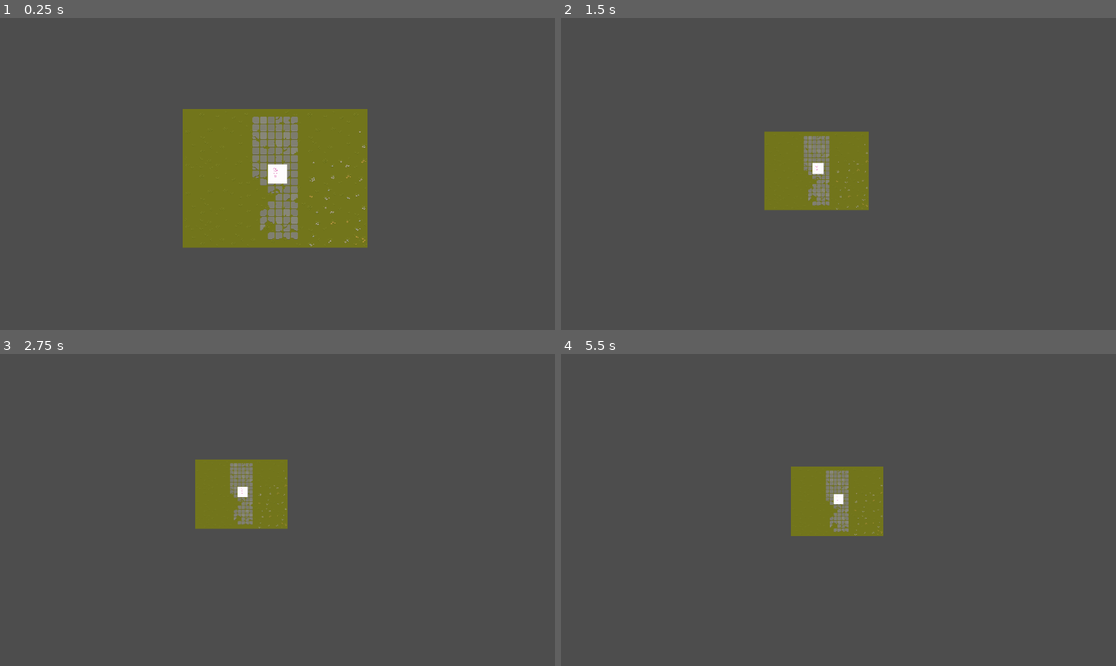
Above: before the commit, frames 1-4 (two rows, left to right).
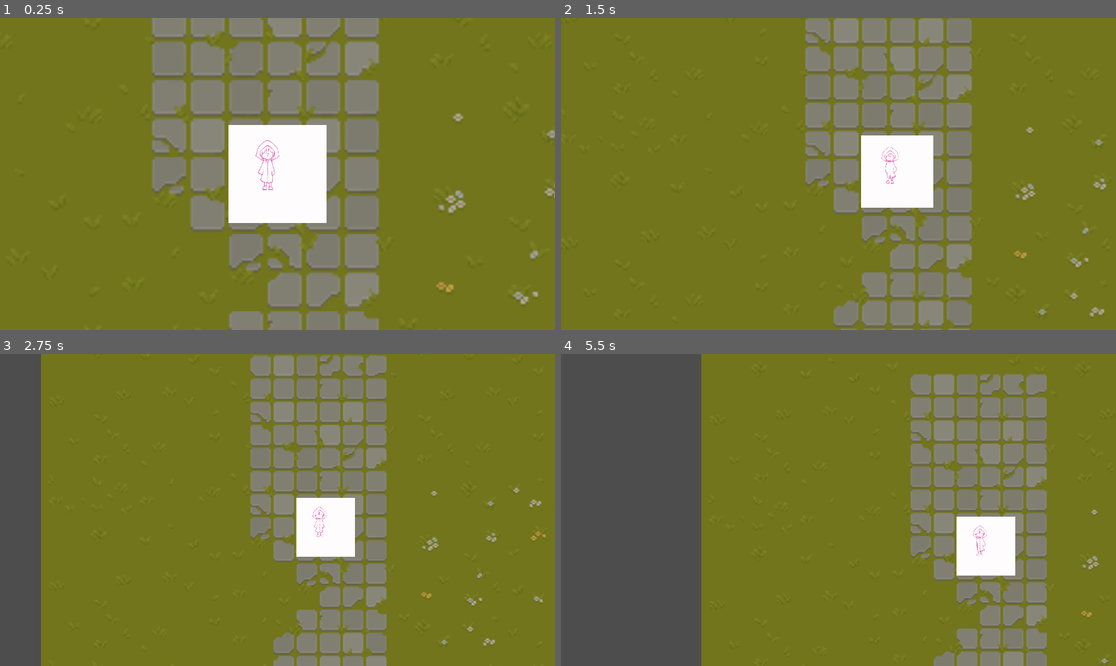
Above: after the commit, the same moments.

Repository: JMSVY-Super-Cool-Group-14/Dye-Chromatic
Game: Godot game, scene res://scenes/game.tscn
The game is run twice, just before and just after one commit, with the same random seed, the same clock (stepped at 60 frames per second) and the same inputs.
Inputs:
- Up to frame 1 (0.25 s): no input
- Up to frame 2 (1.5 s): hold Right (ui_right) 0.53-1.28 s; hold Z (zoom_in) 0.53-1.28 s; tap X (zoom_out) at 0.8, 1.35 s; hold Down (ui_down) from 1.28 s (still down)
- Up to frame 3 (2.75 s): tap Z (zoom_in) at 1.55 s; release Down (ui_down) at 2.03 s; hold Right (ui_right) from 2.03 s (still down); hold Z (zoom_in) from 2.03 s (still down); tap X (zoom_out) at 2.3 s
- Up to frame 4 (5.5 s): release Right (ui_right) at 2.78 s; release Z (zoom_in) at 2.78 s; hold Up (ui_up) 2.78-3.53 s; tap X (zoom_out) at 2.85, 3.8, 4.35, 5.3 s; tap Z (zoom_in) at 3.05, 4.55 s; hold Z (zoom_in) 3.53-4.28 s; hold Left (ui_left) 3.53-5.03 s; hold Down (ui_down) from 5.03 s (still down); hold Z (zoom_in) from 5.03 s (still down)

The runs differ from the first frame. In frame 1, 97% of the frame differs, in the area x 0-100%, y 0-100%; in frame 2, 97%; in frame 3, 91%; in frame 4, 71%.

Commit message:
Rework, added boundaries, zoom and camera lock

Diff:
--- a/src/scenes/player.tscn
+++ b/src/scenes/player.tscn
@@ -167,7 +167,7 @@
 [node name="AnimatedSprite2D" type="AnimatedSprite2D" parent="."]
 scale = Vector2(0.1, 0.1)
 sprite_frames = SubResource("SpriteFrames_bgi2u")
-animation = &"walk_right"
+animation = &"idle"
 
 [node name="CollisionShape2D" type="CollisionShape2D" parent="."]
 position = Vector2(-1.90735e-06, -1.90735e-06)
--- a/src/scripts/Camera2D.gd
+++ b/src/scripts/Camera2D.gd
@@ -1,38 +1,60 @@
 extends Camera2D
 
-var zoom_speed = 1  # Adjusted for finer control
-var movement_speed = 500  # Pixels per second
-var min_zoom = Vector2(0.5, 0.5)  # Closer to the character
-var max_zoom = Vector2(2, 2)  # About 2x the normal view
+var centered_on_player = true
+var character_position = Vector2()  # This will store the character's position
+var map_bounds = Rect2(0, 0, 7, 7)  # The game world boundaries
+@onready var player = get_parent()
+var camera_speed = 100  # Speed at which the camera moves when arrow keys are pressed
+var zoom_speed = 10  # Speed of zooming in and out
+var min_zoom = Vector2(3, 3)  # Minimum zoom level
+var max_zoom = Vector2(20, 20)  # Maximum zoom level
+var base_zoom = Vector2(5, 5)
 
-# Called when the node enters the scene tree for the first time.
 func _ready():
-	zoom = Vector2(1, 1)  # Start with the default zoom level
+	zoom = Vector2(5, 5)  # Start with a basic zoom level
 
 func _process(delta):
-	# Handle zooming
-	if Input.is_action_pressed("zoom_in"):  # Zoom in with 'Z'
+	character_position = player.position  # Update the character's position from the player node
+	var target_position = global_position  # Start with the current global position of the camera
+
+	# Handle camera movement with arrow keys
+	if Input.is_action_pressed("ui_right"):
+		target_position.x += camera_speed * delta
+	if Input.is_action_pressed("ui_left"):
+		target_position.x -= camera_speed * delta
+	if Input.is_action_pressed("ui_up"):
+		target_position.y -= camera_speed * delta
+	if Input.is_action_pressed("ui_down"):
+		target_position.y += camera_speed * delta
+
+	# Handle zooming in and out
+	if Input.is_action_pressed("zoom_in"):  # Assuming 'z' is mapped to 'ui_zoom_in'
 		zoom -= Vector2(zoom_speed, zoom_speed) * delta
-	elif Input.is_action_pressed("zoom_out"):  # Zoom out with 'X'
+		zoom.x = max(zoom.x, min_zoom.x)
+		zoom.y = max(zoom.y, min_zoom.y)
+	if Input.is_action_pressed("zoom_out"):  # Assuming 'x' is mapped to 'ui_zoom_out'
 		zoom += Vector2(zoom_speed, zoom_speed) * delta
+		zoom.x = min(zoom.x, max_zoom.x)
+		zoom.y = min(zoom.y, max_zoom.y)
 
-	# Clamping the zoom level to avoid too much zoom in or out
-	zoom.x = clamp(zoom.x, min_zoom.x, max_zoom.x)
-	zoom.y = clamp(zoom.y, min_zoom.y, max_zoom.y)
+	# Calculate how much of the world the camera sees relative to the base zoom level.
+	# Since higher zoom values mean we see less of the world, we divide the base zoom by the current zoom.
+	var viewable_area_factor = base_zoom / zoom
 
-	# Handle movement
-	var movement = Vector2()
-	if Input.is_action_pressed("ui_left"):  # Move left
-		movement.x -= 1
-	if Input.is_action_pressed("ui_right"):  # Move right
-		movement.x += 1
-	if Input.is_action_pressed("ui_up"):  # Move up
-		movement.y -= 1
-	if Input.is_action_pressed("ui_down"):  # Move down
-		movement.y += 1
+	# Calculate the difference in viewable area at the current zoom level compared to the base zoom.
+	# This difference needs to be considered in the clamping to maintain the same boundaries of view.
+	var viewable_area_diff_x = (map_bounds.size.x - (6 * 32)) * (1 - viewable_area_factor.x)
+	var viewable_area_diff_y = (map_bounds.size.y - (5 * 32)) * (1 - viewable_area_factor.y)
 
-	# Normalize the movement to prevent faster diagonal movement
-	movement = movement.normalized() * movement_speed
+	# Clamp the target position, subtracting the difference in viewable area to adjust the clamping boundary.
+	target_position.x = clamp(target_position.x, 3 * 32, (9 * 32) - viewable_area_diff_x)
+	target_position.y = clamp(target_position.y, 2 * 32, (7 * 32) - viewable_area_diff_y)
 
-	# Apply the movement
-	position += movement * delta
+
+	global_position = target_position  # Update the camera position based on input
+
+	if centered_on_player:
+		# Reset to player position if still centered on player
+		if player.key_move():  # Assuming your player script has a 'key_move' method
+			global_position = Vector2(clamp(player.position.x, 3 * 32, 9 * 32),
+									  clamp(player.position.y, 2 * 32, 7 * 32))
Not shown: 1 places in src/scenes/player.tscn that only renumber resources
